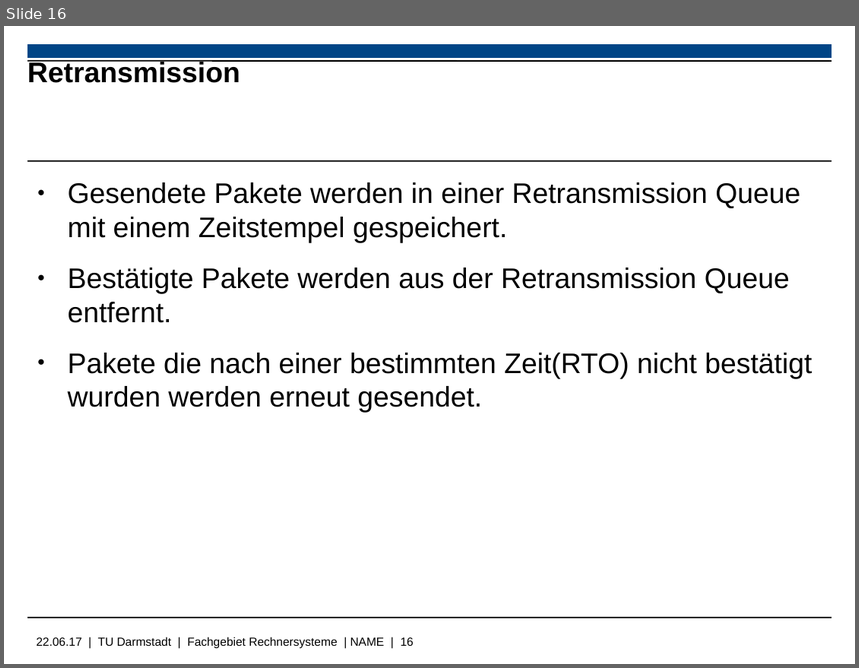
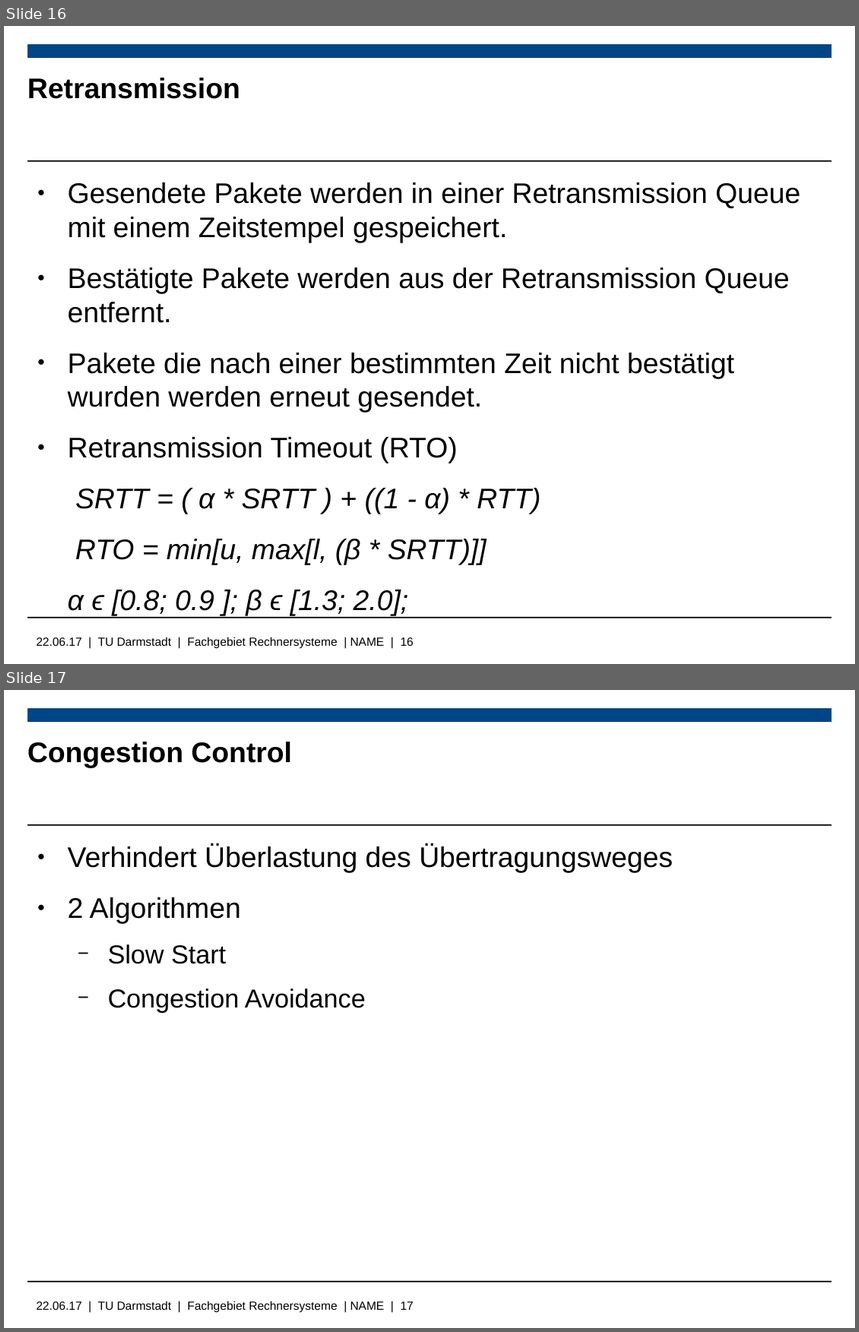
Before and after one commit to Wiero/Bachelorarbeit, a slide deck: Bachelorpräsenation.odp. Shown one above the other, each under a label of ours: slide 16 before the commit, slides 16 and 17 after it. The pictures are 859x668 and 859x1332 pixels, drawn with LibreOffice and Linux fonts; fonts in the diff are those of the drawing; background and template pictures are left out. Boxes give left, top, right and bottom in pixels: in the first picture for what was removed or moved away, otherwise in the second. Text is boxed around its words. In the diff, an @@ line names an element or a change of style, - is before the commit and + after.

```diff
--- a/Bachelorpräsenation.odp
+++ b/Bachelorpräsenation.odp
@@ slide 17 added at [4,690,855,1328], background #FFFFFF; not listed: 4 template elements that a slide beside it also shows @@
@@ title added at [28,742,292,768], 24 pt, text #000000, bold @@
+Congestion Control
@@ text added at [68,845,673,1013], 24 pt, text #000000 @@
+● Verhindert Überlastung des Übertragungsweges
+● 2 Algorithmen
+  − Slow Start
+  − Congestion Avoidance
@@ slide 16 changed as well @@
@@ title "Retransmission": place and size @@
-title "Retransmission" at [28,60,240,83]
+title "Retransmission" at [28,78,240,99]
@@ line removed from (28, 61) to (832, 61) @@
@@ text at [68,353,734,617]: text changed @@
-● Pakete die nach einer bestimmten Zeit(RTO) nicht bestätigt wurden werden erneut gesendet.
+● Pakete die nach einer bestimmten Zeit nicht bestätigt wurden werden erneut gesendet.
+● Retransmission Timeout (RTO)
+SRTT = ( α * SRTT ) + ((1 - α) * RTT)
+RTO = min[u, max[l, (β * SRTT)]]
+α ϵ [0.8; 0.9 ]; β ϵ [1.3; 2.0];
```
Also in this commit, not shown: 14 other slides changed, 1 other slide added, 2 slides removed, 1 other file.
